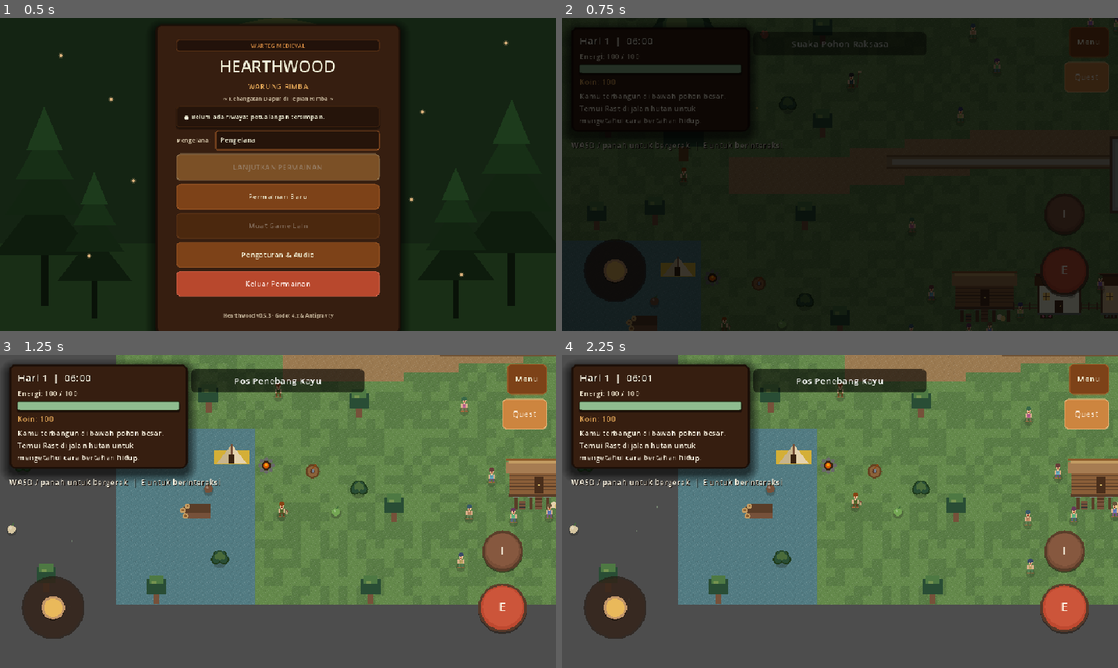
Above: before the commit, frames 1-4 (two rows, left to right).
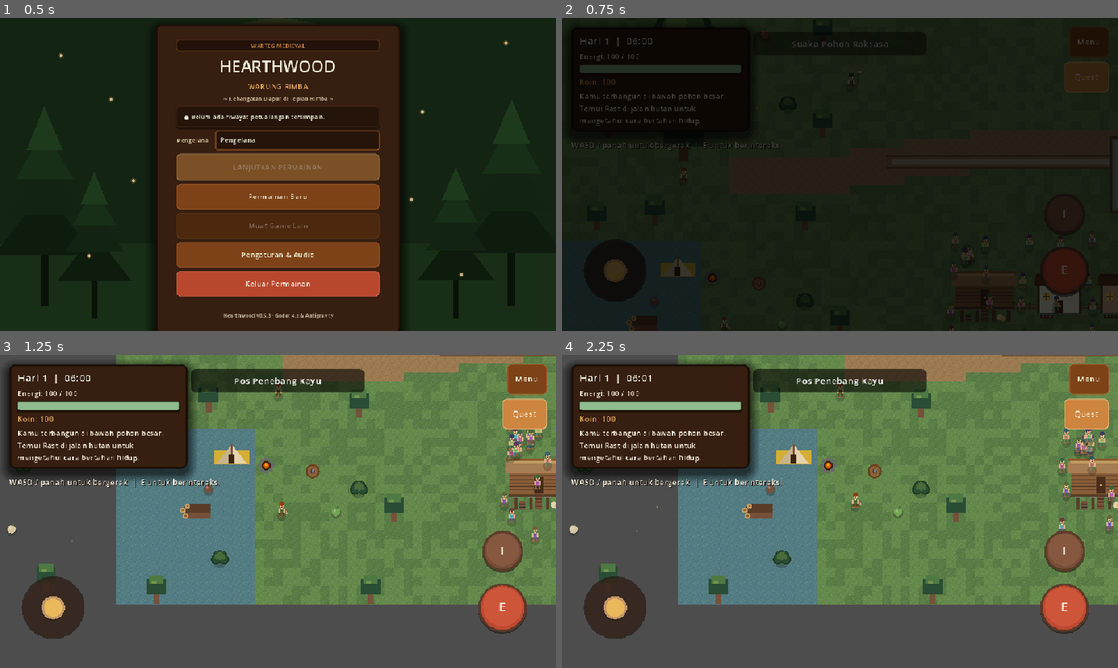
Above: after the commit, the same moments.

Repository: FerrDxD/hearthwood-rimba
Game: Godot game, scene res://scenes/MainMenu.tscn
The game is run twice, just before and just after one commit, with the same random seed, the same clock (stepped at 60 frames per second) and the same inputs. Sound files missing from this copy of the repository are replaced by a short silence.
Inputs (mouse positions are in pixels of both pictures, inside the frame that each line leads up to):
- Up to frame 1 (0.5 s): no input
- Up to frame 2 (0.75 s): click "Permainan Baru" at 0.5 s
- Up to frame 3 (1.25 s): no input
- Up to frame 4 (2.25 s): tap Enter at 1.25 s; drag from (840, 511) to (840, 655) at 1.27 s; click "Quest" at 2 s

Frame 1 is identical in both runs. In frame 2, 0.4% of the frame differs, in the area x 62-100%, y 0-100%; in frame 3, 0.9%; in frame 4, 0.9%, in the area x 82-100%, y 16-72%.

Commit message:
feat(world): terapkan sistem klaster dinamis ambient NPC sesuai jam aktivitas desa

Diff:
--- a/scripts/world/World.gd
+++ b/scripts/world/World.gd
@@ -29,6 +29,22 @@
 	"forest_zone_6": "Suaka Pohon Raksasa",
 }
 const VILLAGE_AMBIENT_RECT: Rect2 = Rect2(580.0, 120.0, 950.0, 680.0)
+const AMBIENT_CLUSTER_MARKET: Rect2 = Rect2(920.0, 220.0, 260.0, 160.0)
+const AMBIENT_CLUSTER_PLAZA: Rect2 = Rect2(1000.0, 380.0, 240.0, 160.0)
+const AMBIENT_CLUSTER_TAVERN: Rect2 = Rect2(1180.0, 380.0, 200.0, 160.0)
+const AMBIENT_CLUSTER_RESIDENTIAL: Rect2 = Rect2(650.0, 560.0, 350.0, 200.0)
+const CLUSTERED_AMBIENT_NPC_COUNT: int = 24
+const FREE_WANDERER_NPC_COUNT: int = 8
+const FREE_WANDERER_ANCHORS: Array[Vector2] = [
+	Vector2(620.0, 220.0),
+	Vector2(780.0, 320.0),
+	Vector2(680.0, 480.0),
+	Vector2(880.0, 680.0),
+	Vector2(1120.0, 180.0),
+	Vector2(1380.0, 280.0),
+	Vector2(1440.0, 600.0),
+	Vector2(1260.0, 720.0),
+]
 const TILESET_TEXTURE: Texture2D = preload("res://assets/sprites/tiles/main_tiles.png")
 const NPC_SCENE: PackedScene = preload("res://scenes/NPC.tscn")
 const SHOP_NPC_SCENE: PackedScene = preload("res://scenes/ShopNPC.tscn")
@@ -115,6 +131,7 @@
 var _zone_props: Dictionary = {}
 var _landmarks: Dictionary = {}
 var _village_data: Dictionary = {}
+var _current_ambient_clustering_hour: int = 6
 var _obstacle_rects: Array[Rect2] = []
 var _building_rects: Array[Rect2] = [
 	Rect2(1330.0, 240.0, 130.0, 84.0), # Town Hall
@@ -184,9 +201,15 @@
 	if _ambient_particles.is_empty():
 		_setup_ambient_particles()
 	if has_node("/root/TimeSystem"):
-		get_node("/root/TimeSystem").day_changed.connect(_on_day_changed)
+		var time_system: Node = get_node("/root/TimeSystem")
+		time_system.day_changed.connect(_on_day_changed)
+		if time_system.has_signal("hour_changed") and not time_system.hour_changed.is_connected(_on_hour_changed):
+			time_system.hour_changed.connect(_on_hour_changed)
 	if has_node("/root/GameState"):
-		get_node("/root/GameState").state_changed.connect(_on_state_changed)
+		var game_state: Node = get_node("/root/GameState")
+		game_state.state_changed.connect(_on_state_changed)
+		if "current_hour" in game_state:
+			_update_ambient_npc_clustering(int(game_state.current_hour))
 	queue_redraw()
 
 
@@ -485,10 +508,72 @@
 				npc.refresh_schedule(hour, 0)
 			elif npc.has_method("_refresh_schedule"):
 				npc.call("_refresh_schedule", hour, 0)
+	_update_ambient_npc_clustering(hour)
 
 
 func update_npc_positions_for_hour(hour: int) -> void:
 	_update_npc_positions_for_hour(hour)
+
+
+func update_ambient_clustering_for_hour(hour: int) -> void:
+	_update_ambient_npc_clustering(hour)
+
+
+func get_ambient_cluster_name_for_hour(hour: int) -> String:
+	if hour >= 8 and hour < 12:
+		return "market"
+	elif hour >= 12 and hour < 16:
+		return "plaza"
+	elif hour >= 16 and hour < 20:
+		return "tavern"
+	else:
+		return "residential"
+
+
+func get_ambient_cluster_rect_for_hour(hour: int) -> Rect2:
+	match get_ambient_cluster_name_for_hour(hour):
+		"market":
+			return AMBIENT_CLUSTER_MARKET
+		"plaza":
+			return AMBIENT_CLUSTER_PLAZA
+		"tavern":
+			return AMBIENT_CLUSTER_TAVERN
+		"residential":
+			return AMBIENT_CLUSTER_RESIDENTIAL
+		_:
+			return AMBIENT_CLUSTER_RESIDENTIAL
+
+
+func get_ambient_clustering_info() -> Dictionary:
+	var cluster_rect := get_ambient_cluster_rect_for_hour(_current_ambient_clustering_hour)
+	var cluster_name := get_ambient_cluster_name_for_hour(_current_ambient_clustering_hour)
+	var clustered: Array[HearthwoodNPC] = []
+	var wanderers: Array[HearthwoodNPC] = []
+	for i in range(_ambient_npcs.size()):
+		var npc := _ambient_npcs[i]
+		if i < CLUSTERED_AMBIENT_NPC_COUNT:
+			clustered.append(npc)
+		else:
+			wanderers.append(npc)
+	return {
+		"current_hour": _current_ambient_clustering_hour,
+		"current_cluster_name": cluster_name,
+		"current_cluster_rect": cluster_rect,
+		"clustered_npcs": clustered,
+		"free_wanderers": wanderers,
+		"clustered_count": clustered.size(),
+		"free_wanderer_count": wanderers.size(),
+		"cluster_rects": {
+			"market": AMBIENT_CLUSTER_MARKET,
+			"plaza": AMBIENT_CLUSTER_PLAZA,
+			"tavern": AMBIENT_CLUSTER_TAVERN,
+			"residential": AMBIENT_CLUSTER_RESIDENTIAL,
+		}
+	}
+
+
+func get_ambient_npcs() -> Array[HearthwoodNPC]:
+	return _ambient_npcs
 
 
 func get_named_npc_name(npc_id: String) -> String:
@@ -1202,17 +1287,83 @@
 
 func _spawn_ambient_npcs() -> void:
 	for index in 32:
-		var spawn_position := Vector2(
-			_random.randf_range(VILLAGE_AMBIENT_RECT.position.x, VILLAGE_AMBIENT_RECT.end.x),
-			_random.randf_range(VILLAGE_AMBIENT_RECT.position.y, VILLAGE_AMBIENT_RECT.end.y)
-		)
-		var zone_size := Vector2(72.0, 52.0)
+		var spawn_position := Vector2(700.0, 600.0)
+		var zone_size := Vector2(36.0, 28.0)
 		var movement_zone := Rect2(spawn_position - zone_size * 0.5, zone_size)
 		movement_zone.position.x = maxf(movement_zone.position.x, 560.0)
 		var npc := NPC_SCENE.instantiate() as HearthwoodNPC
 		npc.configure_ambient(index, spawn_position, movement_zone)
 		add_child(npc)
 		_ambient_npcs.append(npc)
+	_update_ambient_npc_clustering(_current_ambient_clustering_hour)
+
+
+func _on_hour_changed(hour: int, _minute: int = 0) -> void:
+	_update_ambient_npc_clustering(hour)
+
+
+func _update_ambient_npc_clustering(hour: int) -> void:
+	_current_ambient_clustering_hour = hour
+	if _ambient_npcs.is_empty():
+		return
+	var cluster_rect := get_ambient_cluster_rect_for_hour(hour)
+	var margin_x: float = 24.0
+	var margin_y: float = 20.0
+	var avail_w: float = cluster_rect.size.x - margin_x * 2.0
+	var avail_h: float = cluster_rect.size.y - margin_y * 2.0
+
+	for i in range(_ambient_npcs.size()):
+		var npc := _ambient_npcs[i]
+		if not is_instance_valid(npc):
+			continue
+		if i < CLUSTERED_AMBIENT_NPC_COUNT:
+			var col: int = i % 6
+			var row: int = i / 6
+			var t_x: float = float(col) / 5.0
+			var t_y: float = float(row) / 3.0
+			var base_pos := cluster_rect.position + Vector2(margin_x + t_x * avail_w, margin_y + t_y * avail_h)
+			var offset_x: float = (((i * 7 + hour * 3) % 11) - 5) * 1.5
+			var offset_y: float = (((i * 13 + hour * 5) % 9) - 4) * 1.5
+			var pos := base_pos + Vector2(offset_x, offset_y)
+			var zone_size := Vector2(36.0, 28.0)
+			var mz := Rect2(pos - zone_size * 0.5, zone_size)
+			var min_x: float = maxf(cluster_rect.position.x, 560.0)
+			var max_x: float = cluster_rect.end.x - mz.size.x
+			if max_x < min_x:
+				mz.size.x = cluster_rect.size.x
+				mz.position.x = min_x
+			else:
+				mz.position.x = clampf(mz.position.x, min_x, max_x)
+			var min_y: float = cluster_rect.position.y
+			var max_y: float = cluster_rect.end.y - mz.size.y
+			if max_y < min_y:
+				mz.size.y = cluster_rect.size.y
+				mz.position.y = min_y
+			else:
+				mz.position.y = clampf(mz.position.y, min_y, max_y)
+
+			pos = mz.get_center()
+			npc.position = pos
+			npc.global_position = pos
+			npc._movement_zone = mz
+			npc.velocity = Vector2.ZERO
+		else:
+			# Free wanderers (remain in VILLAGE_AMBIENT_RECT with hard constraint x >= 560.0)
+			var wanderer_idx: int = i - CLUSTERED_AMBIENT_NPC_COUNT
+			var anchor: Vector2 = FREE_WANDERER_ANCHORS[wanderer_idx % FREE_WANDERER_ANCHORS.size()]
+			var zone_size := Vector2(80.0, 60.0)
+			var mz: Rect2 = npc._movement_zone
+			if mz.size.is_zero_approx():
+				mz = Rect2(anchor - zone_size * 0.5, zone_size)
+			mz.position.x = maxf(mz.position.x, 560.0)
+			mz.position.x = clampf(mz.position.x, 560.0, VILLAGE_AMBIENT_RECT.end.x - mz.size.x)
+			mz.position.y = clampf(mz.position.y, VILLAGE_AMBIENT_RECT.position.y, VILLAGE_AMBIENT_RECT.end.y - mz.size.y)
+			npc._movement_zone = mz
+			if not VILLAGE_AMBIENT_RECT.has_point(npc.position) or npc.position.x < 560.0:
+				npc.position = mz.get_center()
+				npc.global_position = npc.position
+			npc.position.x = maxf(npc.position.x, 560.0)
+			npc.global_position.x = maxf(npc.global_position.x, 560.0)
 
 
 func _spawn_forage_items() -> void:
--- /dev/null
+++ b/tests/VillageAmbientClusteringTest.gd
@@ -0,0 +1,84 @@
+# tests/VillageAmbientClusteringTest.gd
+extends SceneTree
+
+const MARKET_RECT := Rect2(920.0, 220.0, 260.0, 160.0)
+const PLAZA_RECT := Rect2(1000.0, 380.0, 240.0, 160.0)
+const TAVERN_RECT := Rect2(1180.0, 380.0, 200.0, 160.0)
+const RESIDENTIAL_RECT := Rect2(650.0, 560.0, 350.0, 200.0)
+const VILLAGE_RECT := Rect2(580.0, 120.0, 950.0, 680.0)
+const FOREST_BOUNDARY_X := 560.0
+
+func _assert(condition: bool, message: String) -> void:
+	if not condition:
+		printerr("ASSERTION FAILED: " + message)
+		quit(1)
+		# Force stop execution
+		assert(condition, message)
+
+func _init() -> void:
+	print("Running VillageAmbientClusteringTest...")
+	var world_scene = load("res://scenes/tilemap/MainTileset.tscn")
+	var world = world_scene.instantiate()
+	root.add_child(world)
+
+	_assert(world.has_method("update_ambient_clustering_for_hour"), "World must have update_ambient_clustering_for_hour method")
+	_assert(world.has_method("get_ambient_clustering_info"), "World must have get_ambient_clustering_info method")
+
+	var ambient_count = world.get_ambient_npc_count()
+	_assert(ambient_count == 32, "Expected 32 ambient NPCs, got %d" % ambient_count)
+
+	var hours_to_test = [
+		{"hour": 9, "name": "market", "rect": MARKET_RECT},
+		{"hour": 13, "name": "plaza", "rect": PLAZA_RECT},
+		{"hour": 18, "name": "tavern", "rect": TAVERN_RECT},
+		{"hour": 22, "name": "residential", "rect": RESIDENTIAL_RECT},
+		{"hour": 6, "name": "residential", "rect": RESIDENTIAL_RECT},
+	]
+
+	for test_case in hours_to_test:
+		var hour: int = test_case["hour"]
+		var expected_name: String = test_case["name"]
+		var target_rect: Rect2 = test_case["rect"]
+
+		world.update_ambient_clustering_for_hour(hour)
+		var info: Dictionary = world.get_ambient_clustering_info()
+
+		_assert(info.has("current_cluster_name"), "Info must contain current_cluster_name")
+		_assert(info["current_cluster_name"] == expected_name, "Hour %d expected cluster %s, got %s" % [hour, expected_name, info.get("current_cluster_name", "")])
+		_assert(info.has("clustered_npcs"), "Info must contain clustered_npcs")
+		_assert(info.has("free_wanderers"), "Info must contain free_wanderers")
+
+		var clustered_npcs: Array = info["clustered_npcs"]
+		var free_wanderers: Array = info["free_wanderers"]
+
+		_assert(clustered_npcs.size() == 24, "Expected exactly 24 clustered NPCs, got %d" % clustered_npcs.size())
+		_assert(free_wanderers.size() == 8, "Expected exactly 8 free wanderers, got %d" % free_wanderers.size())
+
+		# Check clustered NPCs are inside the designated cluster rectangle
+		for npc in clustered_npcs:
+			_assert(target_rect.has_point(npc.global_position), "Clustered NPC %s at %s must be inside %s rect %s" % [npc.npc_id, str(npc.global_position), expected_name, str(target_rect)])
+			var mz: Rect2 = npc._movement_zone
+			_assert(mz.position.x >= FOREST_BOUNDARY_X, "NPC %s movement_zone x (%f) must be >= %f" % [npc.npc_id, mz.position.x, FOREST_BOUNDARY_X])
+			_assert(target_rect.encloses(mz), "NPC %s movement_zone %s must be enclosed in %s" % [npc.npc_id, str(mz), str(target_rect)])
+
+		# Check free wanderers are within village bounds
+		for npc in free_wanderers:
+			_assert(npc.global_position.x >= FOREST_BOUNDARY_X, "Free wanderer %s x (%f) must be >= %f" % [npc.npc_id, npc.global_position.x, FOREST_BOUNDARY_X])
+			_assert(VILLAGE_RECT.has_point(npc.global_position), "Free wanderer %s at %s must be inside village rect %s" % [npc.npc_id, str(npc.global_position), str(VILLAGE_RECT)])
+			var mz: Rect2 = npc._movement_zone
+			_assert(mz.position.x >= FOREST_BOUNDARY_X, "Free wanderer %s movement_zone x must be >= %f" % [npc.npc_id, FOREST_BOUNDARY_X])
+
+		# HARD CONSTRAINT: Check ALL 32 ambient NPCs stay strictly x >= 560.0
+		for npc in world._ambient_npcs:
+			_assert(npc.global_position.x >= FOREST_BOUNDARY_X, "NPC %s global_position.x (%f) strictly >= 560.0" % [npc.npc_id, npc.global_position.x])
+			var mz: Rect2 = npc._movement_zone
+			_assert(mz.position.x >= FOREST_BOUNDARY_X, "NPC %s movement_zone.position.x (%f) strictly >= 560.0" % [npc.npc_id, mz.position.x])
+
+	# Test update_npc_positions_for_hour triggers ambient clustering as well
+	world.update_npc_positions_for_hour(13)
+	var midday_info: Dictionary = world.get_ambient_clustering_info()
+	_assert(midday_info["current_cluster_name"] == "plaza", "update_npc_positions_for_hour must update ambient clustering to plaza at 13")
+
+	world.free()
+	print("VillageAmbientClusteringTest passed.")
+	quit(0)
